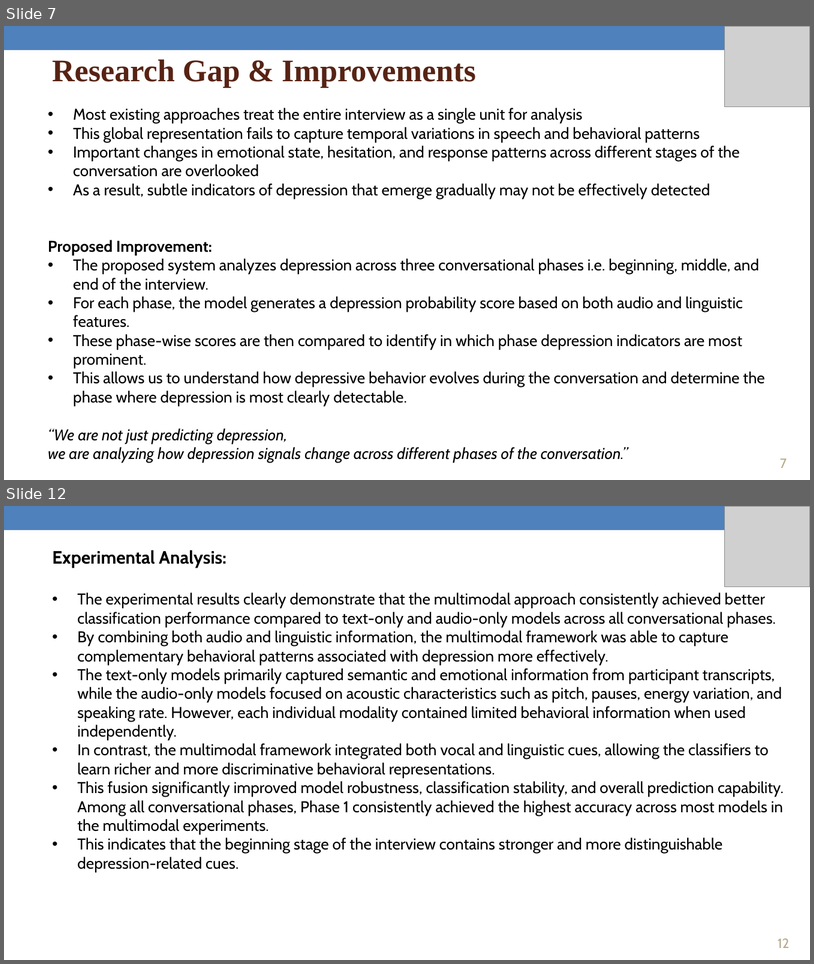
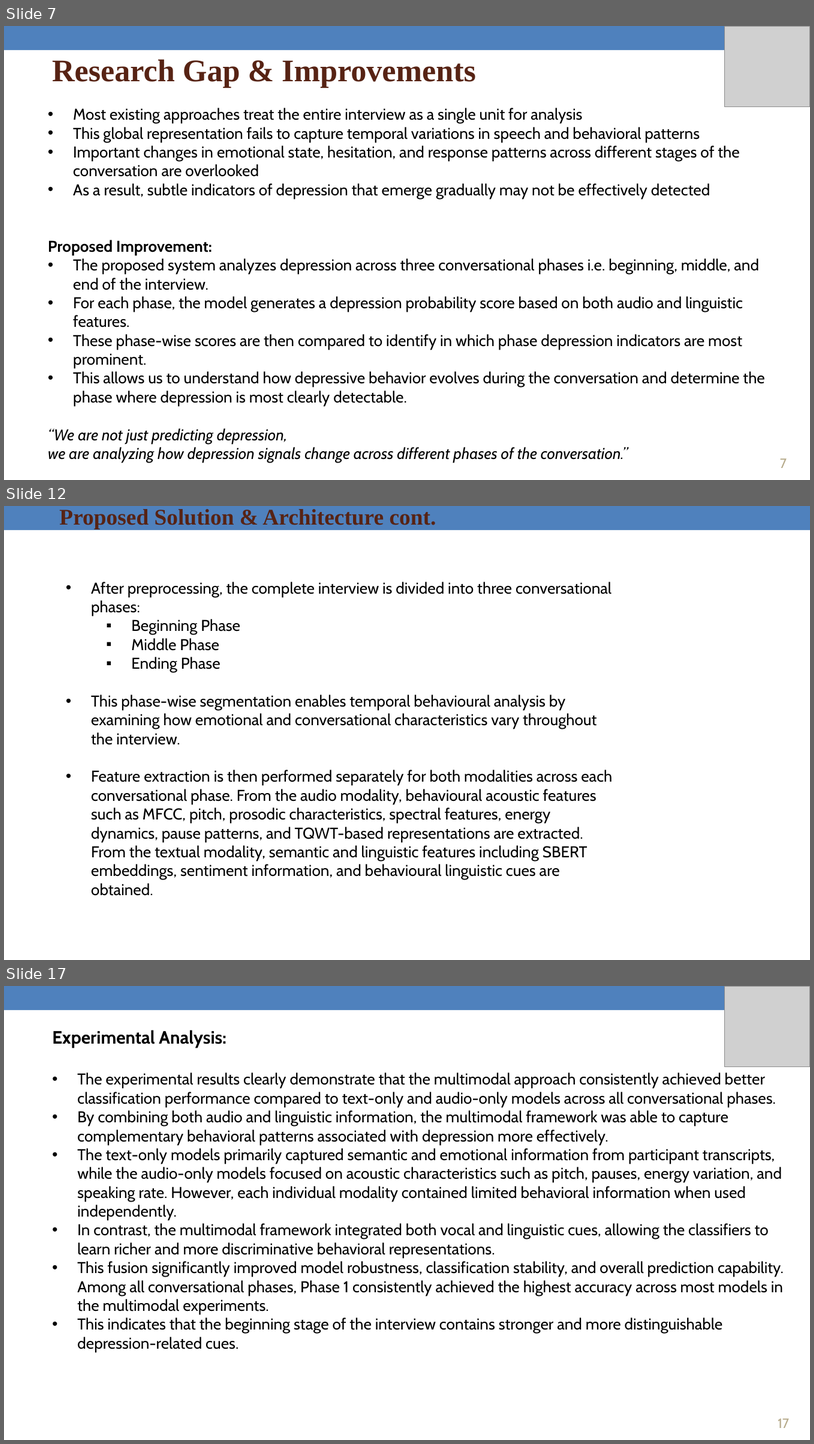
Before and after one commit to AuRa123456/mental-health-fyrp, a slide deck: FRP Documents/FYRP End-term Presentation PPT.pptx. Shown one above the other, each under a label of ours: slides 7 and 12 before the commit, slides 7, 12 and 17 after it; the slides between them are not shown. The pictures are 814x964 and 814x1444 pixels, drawn with LibreOffice and Linux fonts; fonts in the diff are those of the drawing; grey boxes stand for pictures. Boxes give left, top, right and bottom in pixels: in the first picture for what was removed or moved away, otherwise in the second. Text is boxed around its words. In the diff, an @@ line names an element or a change of style, - is before the commit and + after.

```diff
--- a/FRP Documents/FYRP End-term Presentation PPT.pptx
+++ b/FRP Documents/FYRP End-term Presentation PPT.pptx
@@ slide 12 added at (4, 506, 810, 960), background #FFFFFF; not listed: 1 template element that a slide beside it also shows @@
@@ text added at (59, 509, 437, 529), 20 pt, text #572314, bold @@
+Proposed Solution & Architecture cont.
@@ text added at (91, 582, 612, 877), 14 pt, text #000000 @@
+• After preprocessing, the complete interview is divided into three conversational phases:
+  ▪ Beginning Phase
+  ▪ Middle Phase
+  ▪ Ending Phase
+• This phase-wise segmentation enables temporal behavioural analysis by examining how emotional and conversational characteristics vary throughout the interview.
+• Feature extraction is then performed separately for both modalities across each conversational phase. From the audio modality, behavioural acoustic features such as MFCC, pitch, prosodic characteristics, spectral features, energy dynamics, pause patterns, and TQWT-based representations are extracted. From the textual modality, semantic and linguistic features including SBERT embeddings, sentiment information, and behavioural linguistic cues are obtained.
@@ what was slide 12 is now slide 17 @@
@@ page number at (778, 1418, 789, 1428): text changed @@
-12
+17
```
Also in this commit, not shown: 6 slides changed, 4 other slides added.
